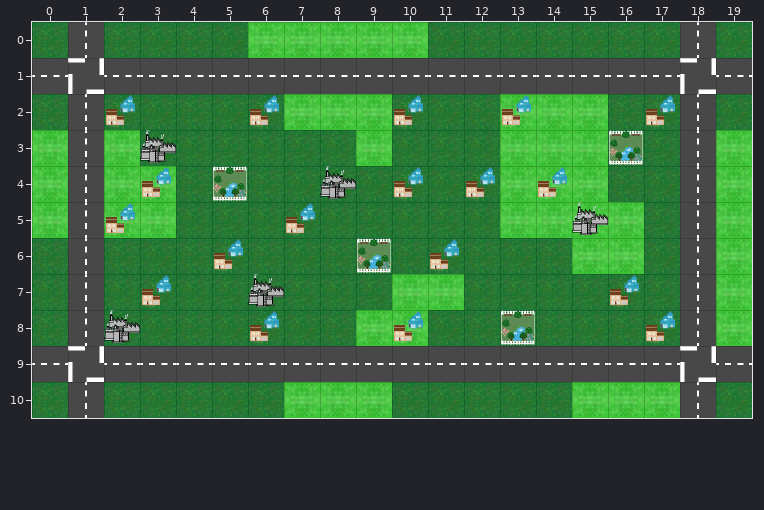
Two versions of a level (Tiled map, static/assets/level.tmx). This is how it looked before the edit.
Cells are 64x64 px. Shown: x 0..19, y 0..10.
Once edited:
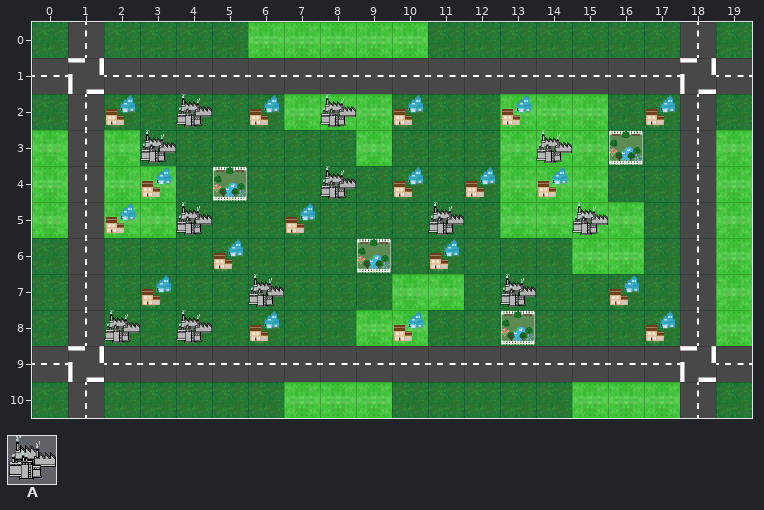
Key: from "spritesheet": A 62.
_ is an empty cell.
Commit: Building decrees again
The exact change:
{"where": "layer \"Buildings\""}
{"y":2,"x":4,"old":"_","new":"A"}
{"y":2,"x":8,"old":"_","new":"A"}
{"y":3,"x":14,"old":"_","new":"A"}
{"y":5,"x":4,"old":"_","new":"A"}
{"y":5,"x":11,"old":"_","new":"A"}
{"y":7,"x":13,"old":"_","new":"A"}
{"y":8,"x":4,"old":"_","new":"A"}
{"label":"added","picture_box":[176,94,212,127]}
{"label":"added","picture_box":[320,94,356,127]}
{"label":"added","picture_box":[536,130,572,163]}
{"label":"added","picture_box":[176,202,212,235]}
{"label":"added","picture_box":[428,202,464,235]}
{"label":"added","picture_box":[500,274,536,307]}
{"label":"added","picture_box":[176,310,212,343]}
